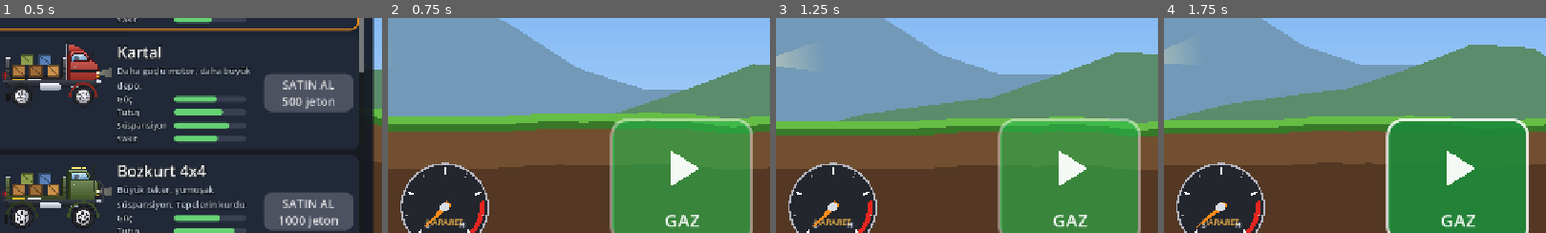
Above: before the commit, frames 1-4 (left to right).
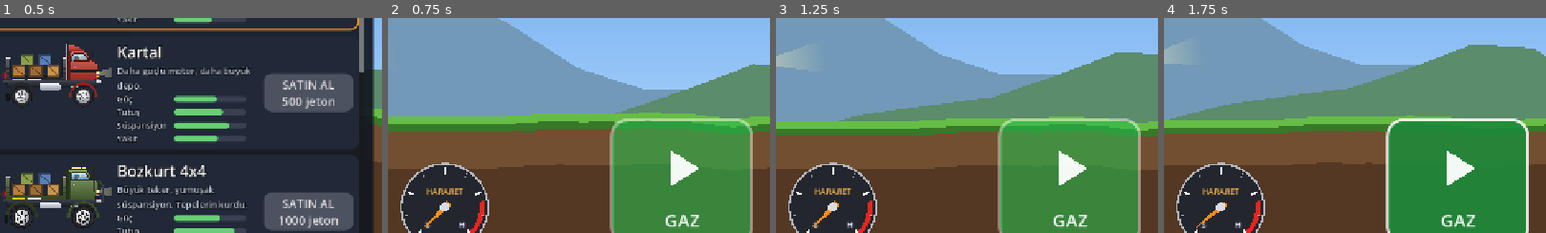
Above: after the commit, the same moments.

Repository: aliyuksekal/penalti-oyunu
Game: Godot game, scene res://Main.tscn
Two runs of this game, one before a commit and one after it. Both use one fixed random seed, a clock stepped at 60 frames per second and the inputs below.
Inputs (mouse positions are % of the whole screen's width and height, from its top left):
- Up to frame 1 (0.5 s): no input
- Up to frame 2 (0.75 s): click "BAŞLA ▶" at 0.5 s
- Up to frame 3 (1.25 s): no input
- Up to frame 4 (1.75 s): move the mouse to (72, 45) at 1.27 s; hold Right from 1.28 s (still down); click (72, 45) at 1.42 s
The pictures show only the part of the screen within x 50-100%, y 43-93%; the shares and areas given below are measured in that part.

Frame 1 is identical in both runs. In frame 2, 0.4% of the frame differs, in the area x 10-20%, y 79-97%; in frame 3, 0.4%; in frame 4, 0.4%.

Commit message:
Hararet göstergesinde yazı çakışması düzeltildi
Co-Authored-By: Claude Opus 5.5 <noreply@anthropic.com>
Claude-Session: https://claude.ai/code/session_01CTJfmjm1dnQhva6BYkes8r

Diff:
--- a/CargoAndGameManager.gd
+++ b/CargoAndGameManager.gd
@@ -169,7 +169,8 @@
 				var d2 := Vector2(cos(a2), sin(a2))
 				draw_line(c + d2 * (r - 10.0), c + d2 * (r - 4.0), Color(1, 1, 1, 0.6), 2.0)
 		var ts2: Vector2 = f.get_string_size(title, HORIZONTAL_ALIGNMENT_LEFT, -1, 14)
-		draw_string(f, c + Vector2(-ts2.x * 0.5, r * 0.42), title, HORIZONTAL_ALIGNMENT_LEFT, -1, 14, Color(1.0, 0.75, 0.3))
+		var ty: float = r * 0.42 if unit != "" else -r * 0.3   # hararette yazı ortanın üstünde (S/H ile çakışmasın)
+		draw_string(f, c + Vector2(-ts2.x * 0.5, ty), title, HORIZONTAL_ALIGNMENT_LEFT, -1, 14, Color(1.0, 0.75, 0.3))
 		if unit != "":
 			var val: String = "%d %s" % [int(round(value)), unit]
 			var ts3: Vector2 = f.get_string_size(val, HORIZONTAL_ALIGNMENT_LEFT, -1, 20)
